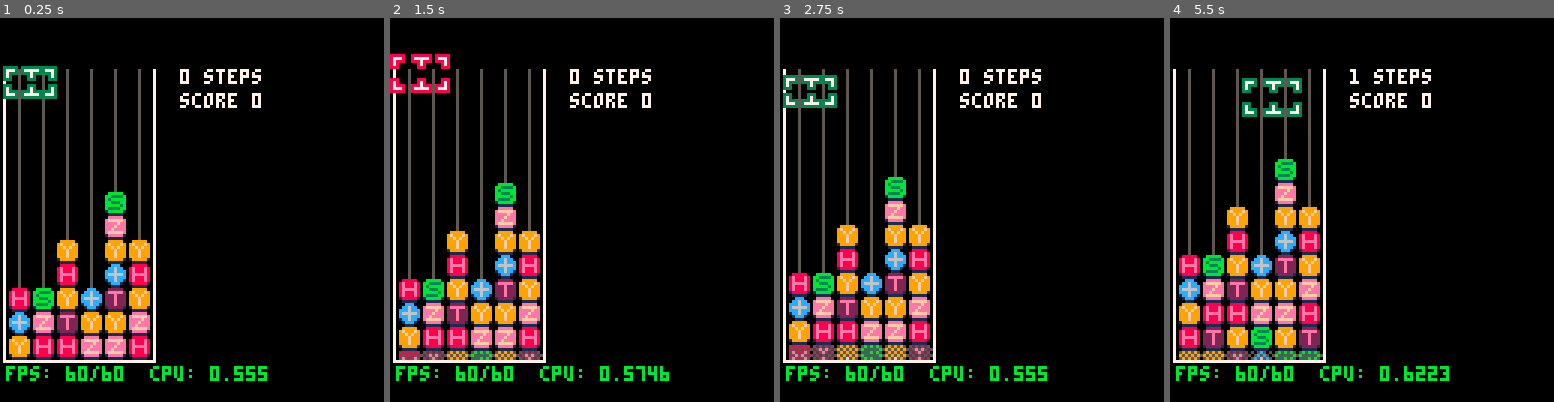
Above: before the commit, frames 1-4 (left to right).
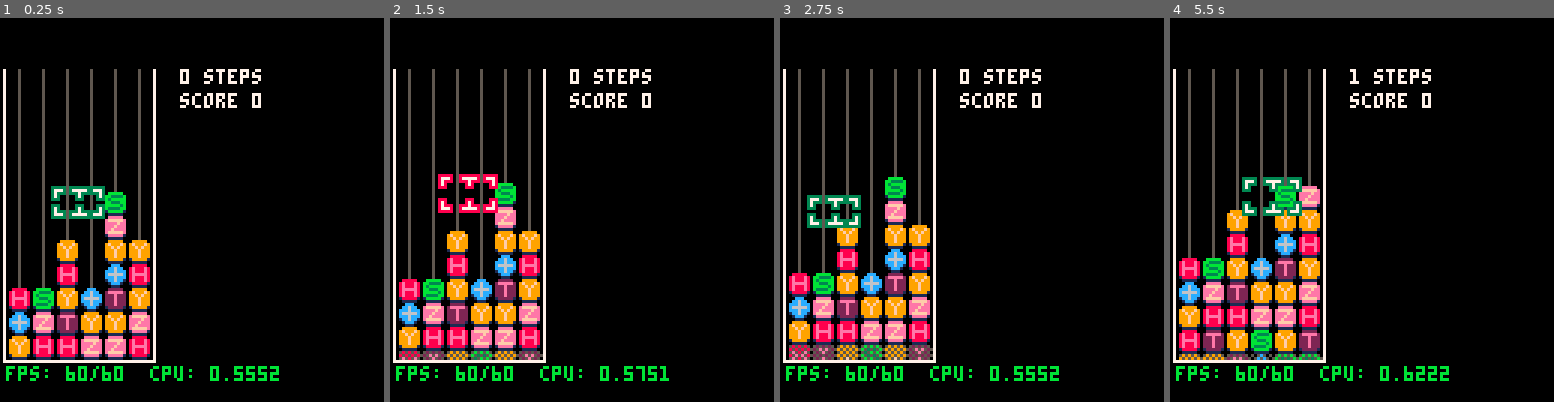
Above: after the commit, the same moments.

Repository: qniapp/quantattack
Game: PICO-8 cartridge qitaev.p8
The game is run twice, just before and just after one commit, with the same random seed, the same clock (stepped at 60 frames per second) and the same inputs.
Inputs:
- Up to frame 1 (0.25 s): no input
- Up to frame 2 (1.5 s): tap O (Z key) at 0.33, 0.7, 1.43 s; tap X (X key) at 1.07 s
- Up to frame 3 (2.75 s): hold Left 1.97-2.37 s; tap X (X key) at 2.07, 2.4, 2.73 s; tap O (Z key) at 2.22 s; hold Down from 2.42 s (still down)
- Up to frame 4 (5.5 s): release Down at 2.82 s; hold Right 2.87-3.53 s; tap X (X key) every 0.33 s from 3.07 to 5.4 s; tap O (Z key) at 3.1, 3.98, 4.87 s; hold Up 3.58-4.08 s; hold Right 4.13-4.53 s; hold Down 4.58-5.08 s; hold Left from 5.13 s (still down)

The runs differ from the first frame. In frame 1, 1.8% of the frame differs, in the area x 0-73%, y 12-95%; in frame 2, 1.7%; in frame 3, 1.8%; in frame 4, 8.5%, in the area x 2-73%, y 15-94%.

Commit message:
リファクタリング

Diff:
--- a/game.lua
+++ b/game.lua
@@ -18,7 +18,7 @@
     self._state = "solo"
     self.board = board:new(18, 3)
     self.board:initialize_with_random_gates()
-    self.player_cursor = player_cursor:new(1, 1, self.board)
+    self.player_cursor = player_cursor:new(self.board)
     self.tick = 0
     self.duration_raise_gates = 30 -- 0.5 seconds
   end,
--- a/player_cursor.lua
+++ b/player_cursor.lua
@@ -4,154 +4,151 @@
     middle = 66,
   },
   color = colors.dark_green,
+
+  new = function(self, board, x, y)
+    local c = {
+      init = function(self)
+        self.x = x or 3
+        self.y = y or 6
+        self.board = board
+        self.tick = 0
+        self.warn = false
+        self.state_machine = state_machine:new()
+
+        self.state_machine:add_state(
+          "idle",
+          -- transition function
+          function(pc)
+            if (pc.tick >= 15) return "shrunk"
+            return "idle"
+          end,
+
+          -- update function
+          function(pc)
+            pc:_advance_tick()
+          end,
+
+          -- draw function
+          function(pc)
+            pc:_draw_sprites(pc:_screen_xl(),
+                             pc:_screen_xr(),
+                             pc:_screen_yt(),
+                             pc:_screen_yb())
+          end
+        )
+        self.state_machine:add_state(
+          "shrunk",
+          -- transition function
+          function(pc)
+            if (pc.tick <= 14) return "idle"
+            return "shrunk"
+          end,
+
+          -- update function
+          function(pc)
+            pc:_advance_tick()
+          end,
+
+          -- draw function
+          function(pc)
+            pc:_draw_sprites(pc:_screen_xl() + 1,
+                             pc:_screen_xr() - 1,
+                             pc:_screen_yt() + 1,
+                             pc:_screen_yb() - 1)
+          end
+        )
+        self.state_machine:set_state("idle")
+      end,
+
+      move_left = function(self)
+        if self.x == 1 then
+          self.warn = true
+        else
+          self.x -= 1
+        end
+      end,
+
+      move_right = function(self)
+        if self.x == self.board.cols - 1 then
+          self.warn = true
+        else
+          self.x += 1
+        end
+      end,
+
+      move_up = function(self)
+        if self.y == 1 then
+          self.warn = true
+        else
+          self.y -= 1
+        end
+      end,
+
+      move_down = function(self)
+        if self.y == self.board.rows then
+          self.warn = true
+        else
+          self.y += 1
+        end
+      end,
+
+      update = function(self)
+        self.state_machine:update(self)
+      end,
+
+      draw = function(self)
+        self.state_machine:draw(self)
+      end,
+
+      -- private
+
+      _advance_tick = function(self)
+        assert(self.tick >= 0 and self.tick < 30)
+
+        self.tick += 1
+        if (self.tick == 30) self.tick = 0
+      end,
+
+      _draw_sprites = function(self, xl, xr, yt, yb)
+        if self.warn then
+          pal(player_cursor.color, colors.red)
+        end
+        if self.game_over then
+          pal(player_cursor.color, colors.dark_grey)
+        end
+
+        spr(player_cursor.sprites.corner, xl, yt)
+        spr(player_cursor.sprites.middle, self:_screen_xm(), yt)
+        spr(player_cursor.sprites.corner, xr, yt, 1, 1, true, false)
+        spr(player_cursor.sprites.corner, xl, yb, 1, 1, false, true)
+        spr(player_cursor.sprites.middle, self:_screen_xm(), yb, 1, 1, false, true)
+        spr(player_cursor.sprites.corner, xr, yb, 1, 1, true, true)
+
+        pal(player_cursor.color, player_cursor.color)
+      end,
+
+      _screen_xl = function(self)
+        return self.board:screen_x(self.x) - 5
+      end,
+
+      _screen_xm = function(self)
+        return self.board:screen_x(self.x) + quantum_gate.size - 4
+      end,
+
+      _screen_xr = function(self)
+        return self.board:screen_x(self.x + 1) + 3
+      end,
+
+      _screen_yt = function(self)
+        return self.board:screen_y(self.y) - 5
+      end,
+
+      _screen_yb = function(self)
+        return self.board:screen_y(self.y) + quantum_gate.size - 4
+      end
+    }
+
+    c:init()
+    return c
+  end
 }
-
--- todo: 引数を board, x, y の順にする (x と y にデフォルト値をつけたい)
--- todo: 全体を player_cursor = { ... } の中に入れる
-function player_cursor:new(x, y, board)
-  local c = {
-    init = function(self)
-      self.x = x
-      self.y = y
-      self.board = board
-      self.tick = 0
-      self.warn = false
-      self.state_machine = state_machine:new()
-
-      self.state_machine:add_state(
-        "idle",
-        -- transition function
-        function(pc)
-          if (pc.tick >= 15) return "shrunk"
-          return "idle"
-        end,
-
-        -- update function
-        function(pc)
-          pc:_advance_tick()
-        end,
-
-        -- draw function
-        function(pc)
-          pc:_draw_sprites(pc:_screen_xl(),
-                           pc:_screen_xr(),
-                           pc:_screen_yt(),
-                           pc:_screen_yb())
-        end
-      )
-      self.state_machine:add_state(
-        "shrunk",
-        -- transition function
-        function(pc)
-          if (pc.tick <= 14) return "idle"
-          return "shrunk"
-        end,
-
-        -- update function
-        function(pc)
-          pc:_advance_tick()
-        end,
-
-        -- draw function
-        function(pc)
-          pc:_draw_sprites(pc:_screen_xl() + 1,
-                           pc:_screen_xr() - 1,
-                           pc:_screen_yt() + 1,
-                           pc:_screen_yb() - 1)
-        end
-      )
-      self.state_machine:set_state("idle")
-    end,
-
-    move_left = function(self)
-      if self.x == 1 then
-        self.warn = true
-      else
-        self.x -= 1
-      end
-    end,
-
-    move_right = function(self)
-      if self.x == self.board.cols - 1 then
-        self.warn = true
-      else
-        self.x += 1
-      end
-    end,
-
-    move_up = function(self)
-      if self.y == 1 then
-        self.warn = true
-      else
-        self.y -= 1
-      end
-    end,
-
-    move_down = function(self)
-      if self.y == self.board.rows then
-        self.warn = true
-      else
-        self.y += 1
-      end
-    end,
-
-    update = function(self)
-      self.state_machine:update(self)
-    end,
-
-    draw = function(self)
-      self.state_machine:draw(self)
-    end,
-
-    -- private
-
-    _advance_tick = function(self)
-      assert(self.tick >= 0 and self.tick < 30)
-
-      self.tick += 1
-      if (self.tick == 30) self.tick = 0
-    end,
-
-    _draw_sprites = function(self, xl, xr, yt, yb)
-      if self.warn then
-        pal(player_cursor.color, colors.red)
-      end
-      if self.game_over then
-        pal(player_cursor.color, colors.dark_grey)
-      end
-
-      spr(player_cursor.sprites.corner, xl, yt)
-      spr(player_cursor.sprites.middle, self:_screen_xm(), yt)
-      spr(player_cursor.sprites.corner, xr, yt, 1, 1, true, false)
-      spr(player_cursor.sprites.corner, xl, yb, 1, 1, false, true)
-      spr(player_cursor.sprites.middle, self:_screen_xm(), yb, 1, 1, false, true)
-      spr(player_cursor.sprites.corner, xr, yb, 1, 1, true, true)
-
-      pal(player_cursor.color, player_cursor.color)
-    end,
-
-    _screen_xl = function(self)
-      return self.board:screen_x(self.x) - 5
-    end,
-
-    _screen_xm = function(self)
-      return self.board:screen_x(self.x) + quantum_gate.size - 4
-    end,
-
-    _screen_xr = function(self)
-      return self.board:screen_x(self.x + 1) + 3
-    end,
-
-    _screen_yt = function(self)
-      return self.board:screen_y(self.y) - 5
-    end,
-
-    _screen_yb = function(self)
-      return self.board:screen_y(self.y) + quantum_gate.size - 4
-    end
-  }
-
-  c:init()
-
-  return c
-end
